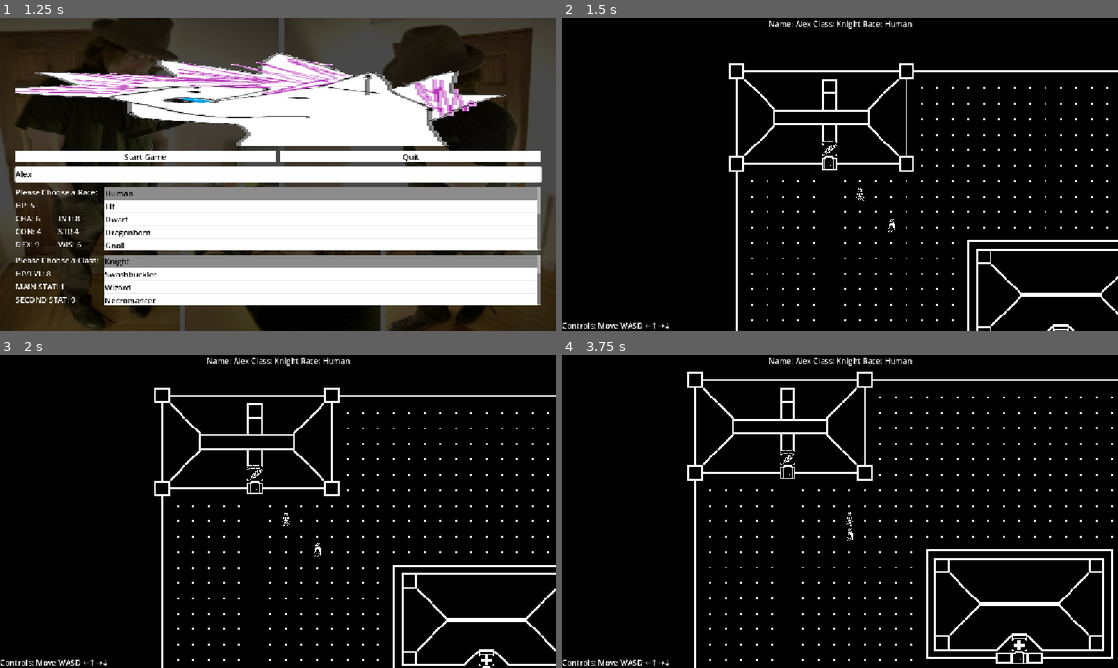
Above: before the commit, frames 1-4 (two rows, left to right).
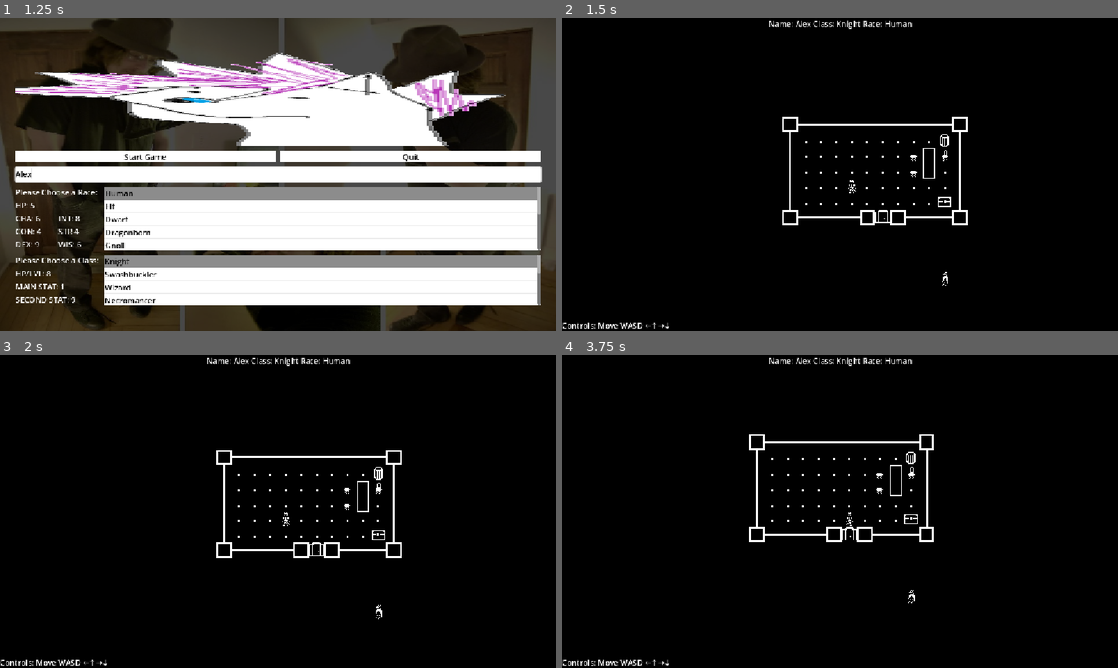
Above: after the commit, the same moments.

Repository: JohnScuzzman/Gnoll-Pointer-Godot-Game
Game: Godot game, scene res://level/main_menu.tscn
The game is run twice, just before and just after one commit, with the same random seed, the same clock (stepped at 60 frames per second) and the same inputs.
Inputs (mouse positions are in pixels of both pictures, inside the frame that each line leads up to):
- Up to frame 1 (1.25 s): click (278, 174) at 0.52 s; type "Alex" at 0.6 s
- Up to frame 2 (1.5 s): click "Start Game" at 1.25 s
- Up to frame 3 (2 s): no input
- Up to frame 4 (3.75 s): hold D (right) 2.03-2.78 s; hold S (down) 2.78-3.53 s; tap Enter at 3.5 s; hold D (right) from 3.53 s (still down)

Frame 1 is identical in both runs. In frame 2, 4.4% of the frame differs, in the area x 30-100%, y 14-100%; in frame 3, 4.7%; in frame 4, 5.4%, in the area x 22-100%, y 5-100%.

Commit message:
Player Group Fix

Diff:
--- a/entity/player.gd
+++ b/entity/player.gd
@@ -4,6 +4,9 @@
 
 @onready var sprite = $Sprite2D
 @onready var shape_cast: ShapeCast2D = $ShapeCast2D
+
+func _ready():
+	add_to_group("Player")
 
 func try_move_or_colide(input_direction):
 	var new_player_position: Vector2
--- a/level/game_level.gd
+++ b/level/game_level.gd
@@ -17,7 +17,7 @@
 
 func _ready() -> void:
 	player = PLAYER_SCENE.instantiate()
-	player.global_position = Vector2(128,128)
+	player.global_position = Vector2(64,64)
 	add_child(player)
 
 	player.get_node("RemoteTransform2D").remote_path = main_camera.get_path()
